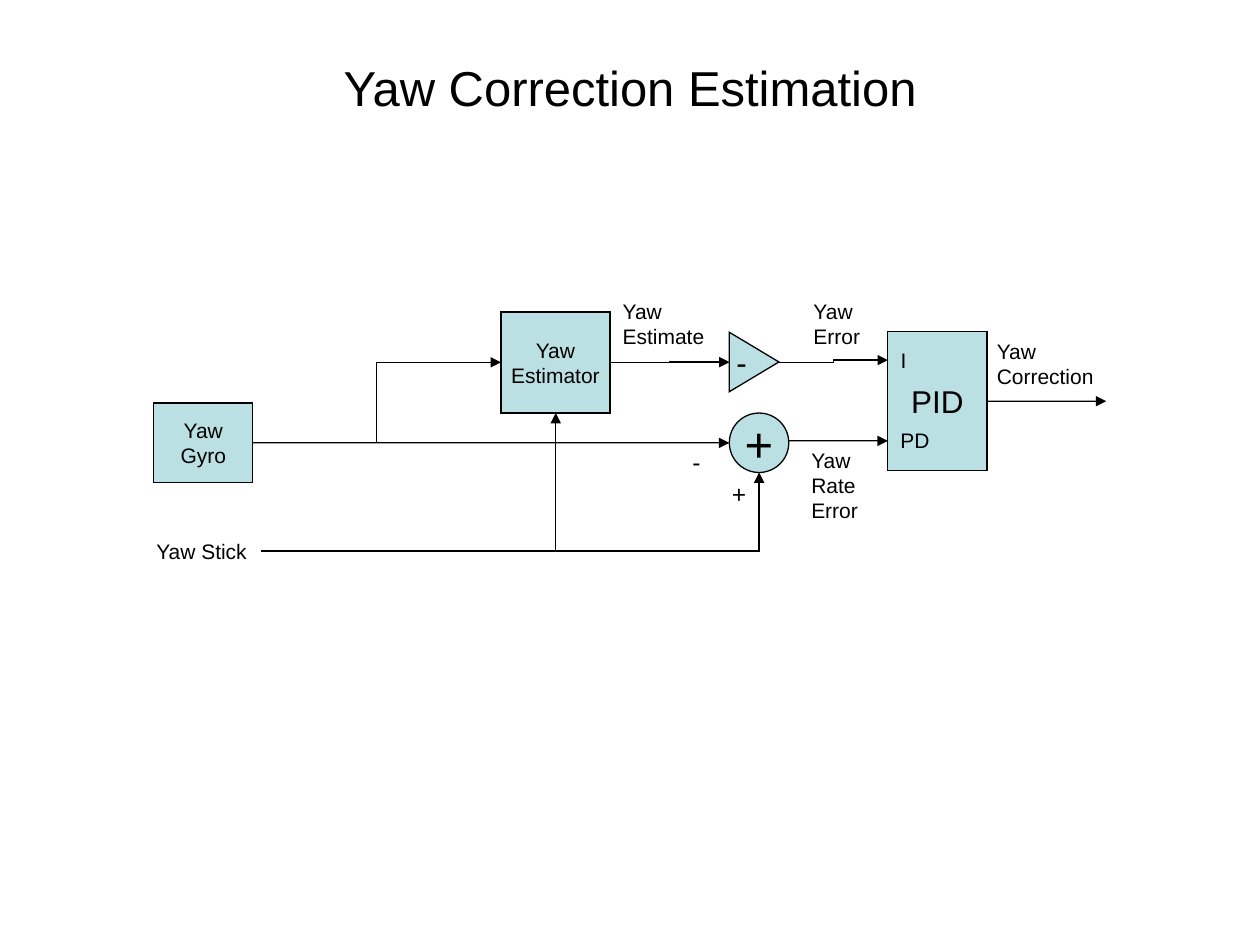
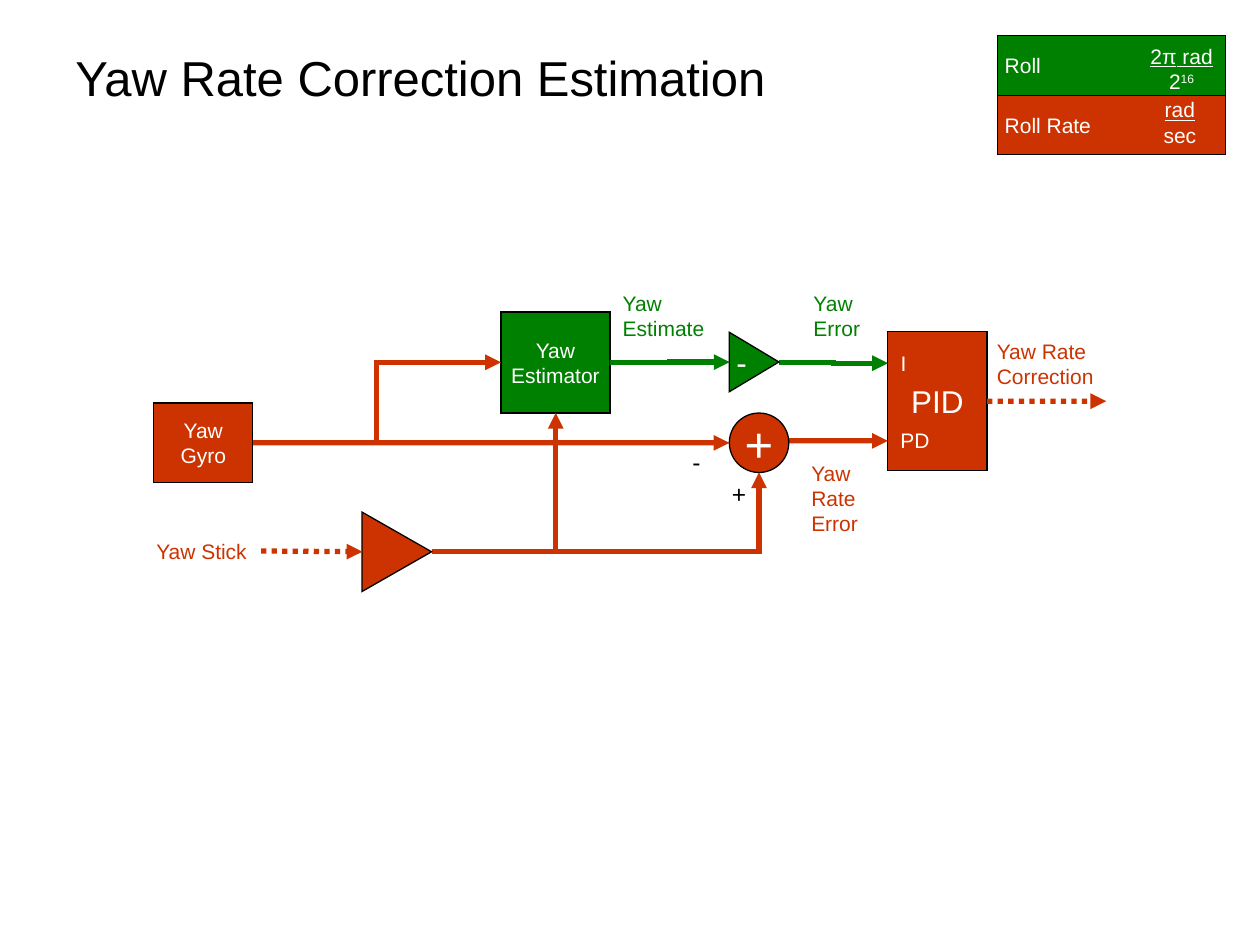
Before and after one commit to drorcaspi/caspiquad, a slide deck: slide 4 of Docs/flight control.ppt. Drawn at 1260x945 pixels with LibreOffice and Linux fonts; fonts in the diff are those of the drawing. Boxes give left, top, right and bottom in pixels: in the first picture for what was removed or moved away, otherwise in the second. Text is boxed around its words. In the diff, an @@ line names an element or a change of style, - is before the commit and + after.

Commit message:
updated diagrams with color-coding of physical units

```diff
--- a/Docs/flight control.ppt
+++ b/Docs/flight control.ppt
@@ rectangle added at (997,35,1225,94), fill #008000, outline #000000 0.74 pt, 12 pt, text #FFFFFF @@
+Roll
@@ text added at (1150,48,1212,67), 12 pt, text #FFFFFF, underline @@
+2π rad
+216
@@ title at (75,60,765,97): text changed @@
-Yaw Correction Estimation
+Yaw Rate Correction Estimation
@@ rectangle added at (997,96,1225,155), fill #CC3300, outline #000000 0.74 pt, 12 pt, text #FFFFFF @@
+Roll Rate
@@ text added at (1164,101,1197,144), 12 pt, text #FFFFFF, underline @@
+rad
+sec
@@ text "Yaw": place and size @@
-text "Yaw" at (623,304,705,345)
+text "Yaw" at (623,296,705,337)
@@ text "Yaw" at (623,296,705,337): text colour #000000 to #008000 @@
@@ text "Yaw": place and size @@
-text "Yaw" at (813,304,860,345)
+text "Yaw" at (813,296,860,337)
@@ text "Yaw" at (813,296,860,337): text colour #000000 to #008000 @@
@@ rectangle "Yaw" at (501,312,611,413): text colour #000000 to #FFFFFF; fill #BBE0E3 to #008000 @@
@@ triangle "-" at (730,333,779,392): text colour #000000 to #FFFFFF; fill #BBE0E3 to #008000 @@
@@ text "I" at (901,356,907,371): text colour #000000 to #FFFFFF @@
@@ text at (997,344,1086,360): text changed; text colour #000000 to #CC3300 @@
-Yaw
+Yaw Rate
@@ elbow arrow (253, 442) - (501, 363): stroke #000000 0.74 pt to #CC3300 3 pt @@
@@ elbow arrow (610, 363) - (730, 362): stroke #000000 0.74 pt to #008000 3 pt @@
@@ elbow arrow (779, 362) - (888, 363): stroke #000000 0.74 pt to #008000 3 pt; route changed @@
@@ text at (997,368,1094,385): text colour #000000 to #CC3300 in "Correction" @@
@@ elbow arrow moved from (261, 551) - (556, 413) to (432, 552) - (556, 413) @@
@@ elbow arrow (432, 552) - (556, 413): stroke #000000 0.74 pt to #CC3300 3 pt @@
@@ text colour #000000 to #FFFFFF; fill #BBE0E3 to #CC3300 in 3 elements at (888,331,988,470), (154,403,253,483), (730,413,789,472) @@
@@ arrow (988, 401) - (1106, 401): stroke #000000 0.74 pt to #CC3300 3 pt dashed @@
@@ arrow (253, 442) - (730, 442): stroke #000000 0.74 pt to #CC3300 3 pt @@
@@ arrow (779, 441) - (888, 441): stroke #000000 0.74 pt to #CC3300 3 pt @@
@@ text "PD" at (900,433,929,448): text colour #000000 to #FFFFFF @@
@@ elbow arrow moved from (261, 551) - (759, 472) to (432, 552) - (759, 472) @@
@@ elbow arrow (432, 552) - (759, 472): stroke #000000 0.74 pt to #CC3300 3 pt @@
@@ text "Yaw" at (811,466,858,532): text colour #000000 to #CC3300 @@
@@ text "Yaw": place and size @@
-text "Yaw" at (811,453,858,519)
+text "Yaw" at (811,466,858,532)
@@ text "Yaw Stick" at (156,543,246,560): text colour #000000 to #CC3300 @@
@@ triangle added at (362,512,431,591), fill #CC3300, outline #000000 0.74 pt @@
@@ arrow added from (261, 551) to (363, 552), #CC3300 3 pt dashed @@
```
Also in this commit, not shown: 6 other slides changed.
